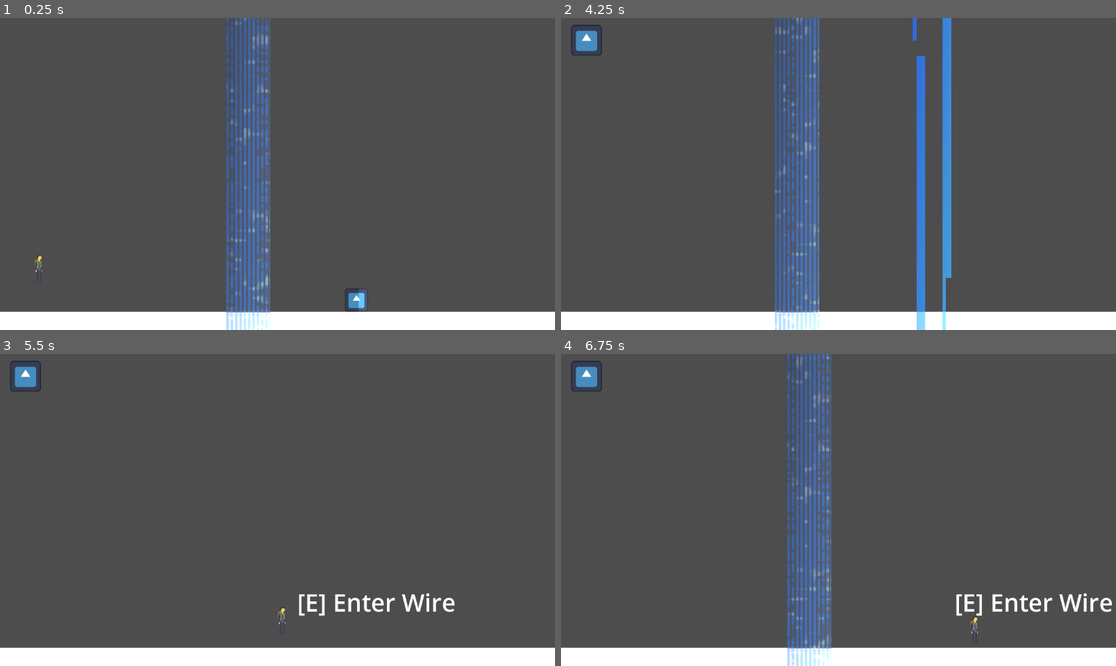
Above: before the commit, frames 1-4 (two rows, left to right).
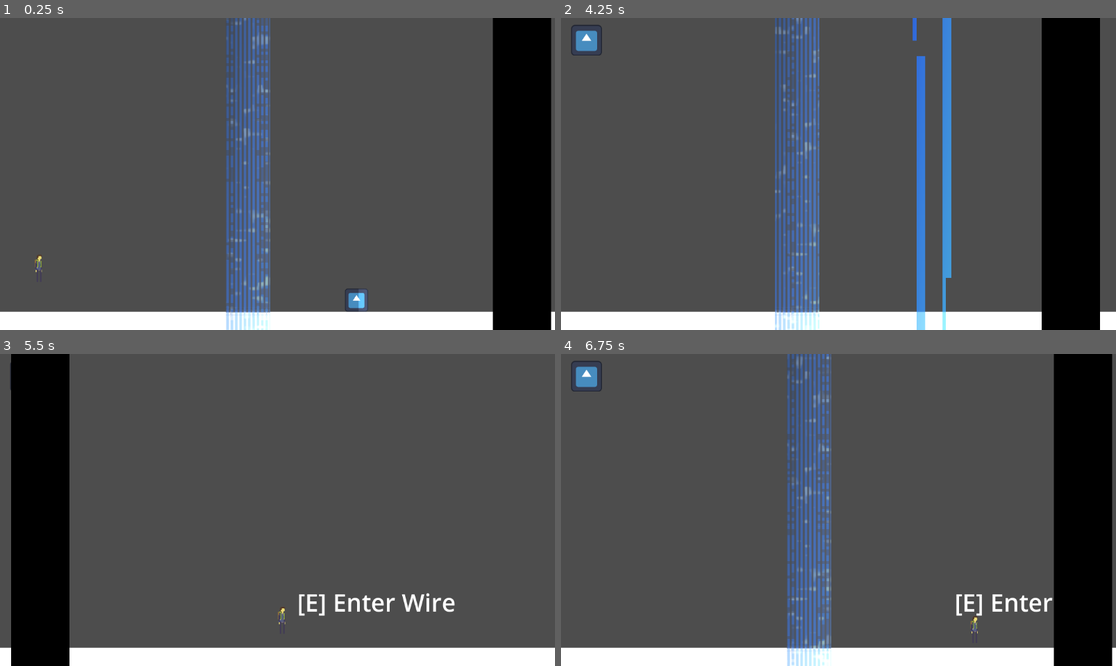
Above: after the commit, the same moments.

Repository: The-Spark-Industries/spark-energy
Game: Godot game, scene res://Master Scenes/level1.tscn
The game is run twice, just before and just after one commit, with the same random seed, the same clock (stepped at 60 frames per second) and the same inputs. The engine's default icon, where the game draws it, is replaced by a stand-in: a white triangle on a blue panel in a dark square.
Inputs:
- Up to frame 1 (0.25 s): no input
- Up to frame 2 (4.25 s): hold Right (ui_right) 0.53-2.03 s; tap E (interact) every 0.75 s from 0.6 to 3.6 s; tap Space (jump) at 0.77, 1.52, 3.02, 3.77 s; hold Left (ui_left) 2.03-2.78 s; hold Right (ui_right) from 2.78 s (still down)
- Up to frame 3 (5.5 s): release Right (ui_right) at 4.28 s; hold Left (ui_left) 4.28-5.03 s; tap E (interact) at 4.35, 5.1 s; tap Space (jump) at 4.52 s; hold Right (ui_right) from 5.03 s (still down)
- Up to frame 4 (6.75 s): release Right (ui_right) at 5.78 s; hold Left (ui_left) from 5.78 s (still down); tap E (interact) at 5.85, 6.6 s; tap Space (jump) at 6.02 s

The runs differ from the first frame. In frame 1, 11% of the frame differs, in the area x 88-100%, y 0-100%; in frame 2, 11%; in frame 3, 11%; in frame 4, 11%.

Commit message:
Third non-functioning shader added (black block)

Diff:
--- /dev/null
+++ b/Level 1/Level 1 Art Assets/Shaders/Water3333.gdshader
@@ -0,0 +1,114 @@
+shader_type canvas_item;
+
+uniform sampler2D SCREEN_TEXTURE:filter_nearest_mipmap;
+
+uniform vec3 water_tint_colour : source_color;
+uniform vec3 water_droplet_colour : source_color;
+
+vec2 random(vec2 uv){
+    uv = vec2( dot(uv, vec2(127.1,311.7) ),
+               dot(uv, vec2(269.5,183.3) ) );
+    return -1.0 + 2.0 * fract(sin(uv) * 43758.5453123);
+}
+
+float hash1(float x) {
+	// cheap hash returning [0,1)
+	return fract(sin(x) * 43758.5453123);
+}
+
+float fade(float t) {
+	// classic Perlin fade (6t^5 - 15t^4 + 10t^3)
+	return t * t * t * (t * (t * 6.0 - 15.0) + 10.0);
+}
+
+float grad1(float ix) {
+	// gradient in {-1, +1}
+	return hash1(ix) * 2.0 - 1.0;
+}
+
+float perlin1(float x) {
+	// integer lattice points
+	float xi = floor(x);
+	float xf = x - xi;
+
+	// gradients at xi and xi+1
+	float g0 = grad1(xi);
+	float g1 = grad1(xi + 1.0);
+
+	// contribution (dot product in 1D is just multiply by offset)
+	float n0 = g0 * xf;
+	float n1 = g1 * (xf - 1.0);
+
+	// interpolate with smooth fade
+	float u = fade(xf);
+	return mix(n0, n1, u);
+}
+
+float hash(vec2 p) {
+    // cheap hash, deterministic for integer lattice
+    return fract(sin(dot(p, vec2(127.1, 311.7))) * 43758.5453123);
+}
+
+vec2 grad(vec2 p) {
+    // map hash → gradient in unit circle
+    float h = hash(p) * 6.2831853; // [0, 2π)
+    return vec2(cos(h), sin(h));
+}
+
+float perlin2(vec2 p) {
+    // integer lattice points
+    vec2 i = floor(p);
+    vec2 f = fract(p);
+
+    // gradients
+    vec2 g00 = grad(i + vec2(0.0, 0.0));
+    vec2 g10 = grad(i + vec2(1.0, 0.0));
+    vec2 g01 = grad(i + vec2(0.0, 1.0));
+    vec2 g11 = grad(i + vec2(1.0, 1.0));
+
+    // offset vectors
+    vec2 d00 = f - vec2(0.0, 0.0);
+    vec2 d10 = f - vec2(1.0, 0.0);
+    vec2 d01 = f - vec2(0.0, 1.0);
+    vec2 d11 = f - vec2(1.0, 1.0);
+
+    // dot products
+    float n00 = dot(g00, d00);
+    float n10 = dot(g10, d10);
+    float n01 = dot(g01, d01);
+    float n11 = dot(g11, d11);
+
+    // fade interpolation
+    vec2 u = vec2(fade(f.x), fade(f.y));
+    float nx0 = mix(n00, n10, u.x);
+    float nx1 = mix(n01, n11, u.x);
+    float nxy = mix(nx0, nx1, u.y);
+
+    return nxy; // range ~ [-1, 1]
+}
+
+void fragment() {
+	vec4 behind = vec4(0.0);
+
+	vec2 pixel_size = 1.0 / vec2(textureSize(SCREEN_TEXTURE, 0));
+
+	vec2 pixel_uv = floor(SCREEN_UV / pixel_size) * pixel_size;
+
+	float y_distort = floor(0.5+1.0*sin(TIME*10.+ 640.*pixel_uv.x)) * pixel_size.y;
+
+	behind = texture(SCREEN_TEXTURE, SCREEN_UV + vec2(0.0,y_distort));
+	behind.a = 1.0;
+
+	float speed = -TIME*5.*(0.25+0.75*hash1(pixel_uv.x));
+	float water_overlay = step(0.2,perlin2(vec2(pixel_uv.y*10.+speed,TIME/15.0)));
+
+	behind.rgb = mix(behind.rgb*water_tint_colour,water_droplet_colour,water_overlay*0.5);
+
+	COLOR=behind;
+
+}
+
+//void light() {
+//	// Called for every pixel for every light affecting the CanvasItem.
+//	// Uncomment to replace the default light processing function with this one.
+//}
--- a/Master Scenes/level1.tscn
+++ b/Master Scenes/level1.tscn
@@ -12,6 +12,7 @@
 [ext_resource type="PackedScene" uid="uid://g5lflum2cu2t" path="res://Master Scenes/WaterShoes.tscn" id="9_gdrb5"]
 [ext_resource type="Shader" uid="uid://cnt8mrlrc00ji" path="res://Level 1/Level 1 Art Assets/Shaders/WaterFall2.gdshader" id="11_aqaee"]
 [ext_resource type="Shader" uid="uid://blfxpyl8w6jjv" path="res://Level 1/Level 1 Art Assets/Shaders/WaterFall.gdshader" id="11_l37wp"]
+[ext_resource type="Shader" uid="uid://do4e3k2vwro2w" path="res://Level 1/Level 1 Art Assets/Shaders/Water3333.gdshader" id="13_1yw1p"]
 
 [sub_resource type="PhysicsMaterial" id="PhysicsMaterial_lyd6k"]
 
@@ -88,6 +89,11 @@
 shader_parameter/tint_color = Color(0.1, 0.4, 1, 1)
 shader_parameter/opacity = 0.8
 
+[sub_resource type="ShaderMaterial" id="ShaderMaterial_6xxqs"]
+shader = ExtResource("13_1yw1p")
+shader_parameter/water_tint_colour = Color(0, 0, 0, 1)
+shader_parameter/water_droplet_colour = Color(0, 0, 0, 1)
+
 [node name="Level1" type="Node2D"]
 
 [node name="platform" type="StaticBody2D" parent="."]
@@ -332,3 +338,10 @@
 position = Vector2(-235.99995, 481.00003)
 scale = Vector2(1.5624994, 14.734376)
 texture = SubResource("GradientTexture2D_aqaee")
+
+[node name="ColorRect3" type="ColorRect" parent="Water Features"]
+material = SubResource("ShaderMaterial_6xxqs")
+offset_left = 1348.0
+offset_top = 505.0
+offset_right = 1469.0
+offset_bottom = 1413.0
Not shown, added: Level 1/Level 1 Art Assets/Shaders/Water3333.gdshader.uid
Not shown: 1 places in Master Scenes/level1.tscn that only renumber resources
